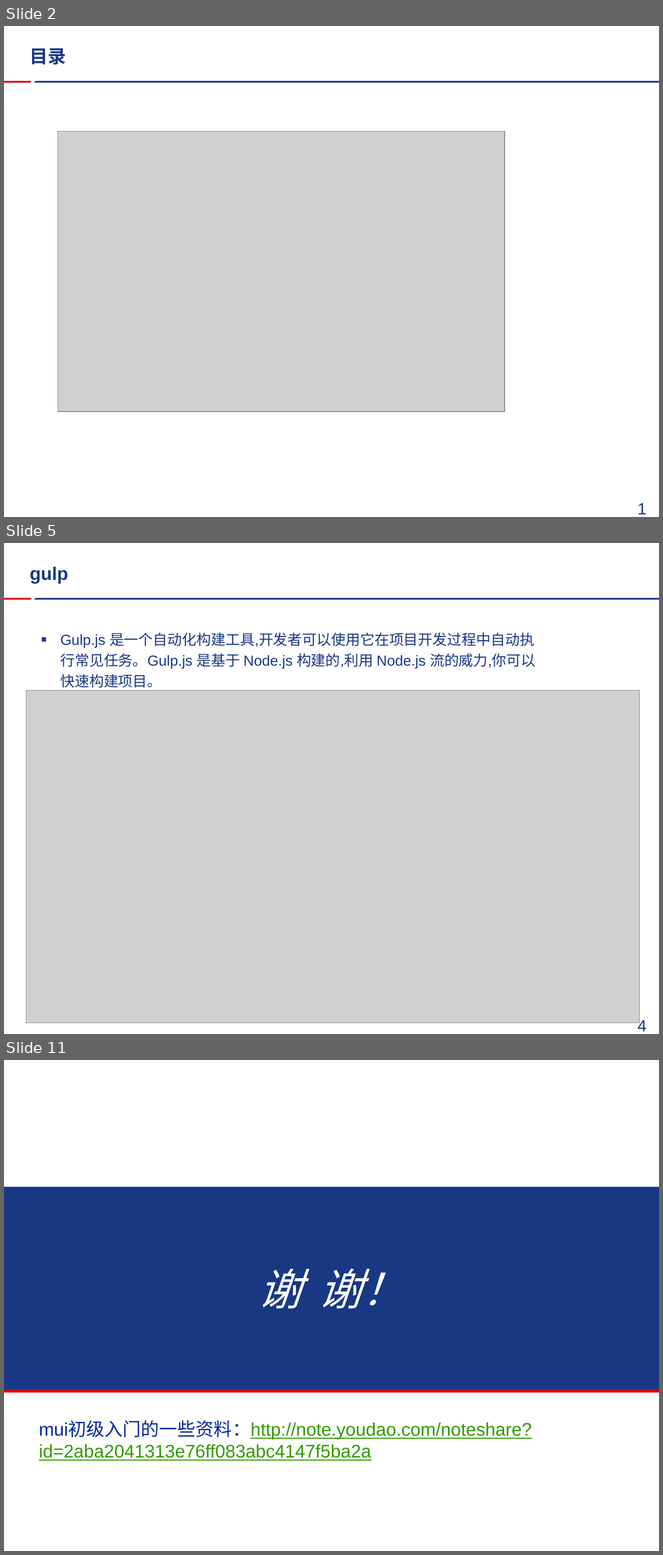
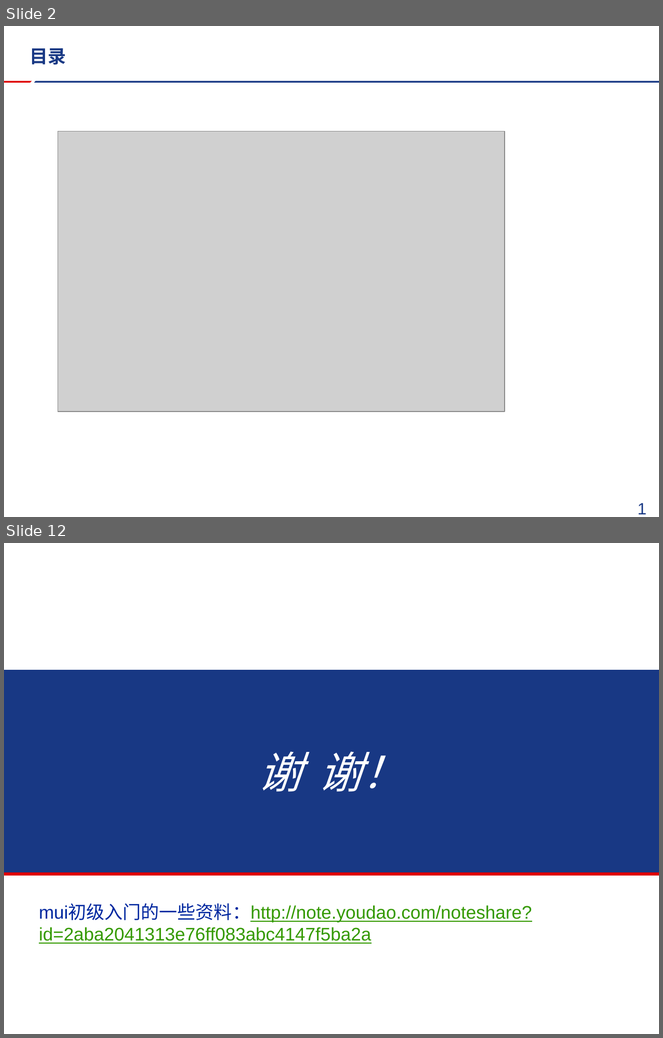
Before and after one commit to FireSmallPanda/swdt, a slide deck: javascript技术分享/mui以及推送分享.pptx. Shown one above the other, each under a label of ours: slides 2, 5 and 11 before the commit, slides 2 and 12 after it; the slides between them are not shown. The pictures are 663x1555 and 663x1038 pixels, drawn with LibreOffice and Linux fonts; fonts in the diff are those of the drawing; grey boxes stand for pictures; background and template pictures are left out. Boxes give left, top, right and bottom in pixels: in the first picture for what was removed or moved away, otherwise in the second. Text is boxed around its words. In the diff, an @@ line names an element or a change of style, - is before the commit and + after.

```diff
--- a/javascript技术分享/mui以及推送分享.pptx
+++ b/javascript技术分享/mui以及推送分享.pptx
@@ slide 5 removed at <box>4,543,659,1034</box>, background #FFFFFF; not listed: 2 template elements that a slide beside it also shows @@
@@ title removed at <box>30,566,68,583</box> @@
-gulp
@@ text removed at <box>60,632,535,691</box> @@
-▪ Gulp.js 是一个自动化构建工具,开发者可以使用它在项目开发过程中自动执行常见任务。Gulp.js 是基于 Node.js 构建的,利用 Node.js 流的威力,你可以快速构建项目。
@@ picture removed at <box>26,691,640,1023</box> @@
@@ page number removed at <box>638,1019,647,1032</box> @@
-4
@@ what was slide 11 is now slide 12 @@
```
Also in this commit, not shown: 2 slides changed, 7 slides added, 5 other slides removed, 1 other file.
